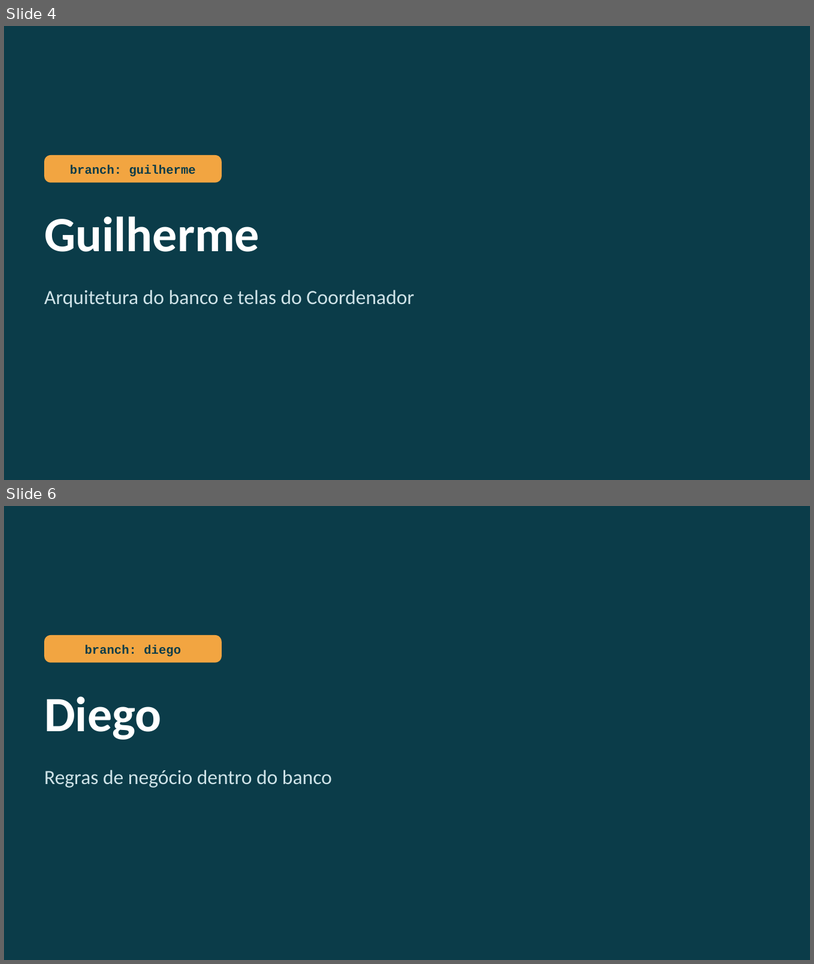
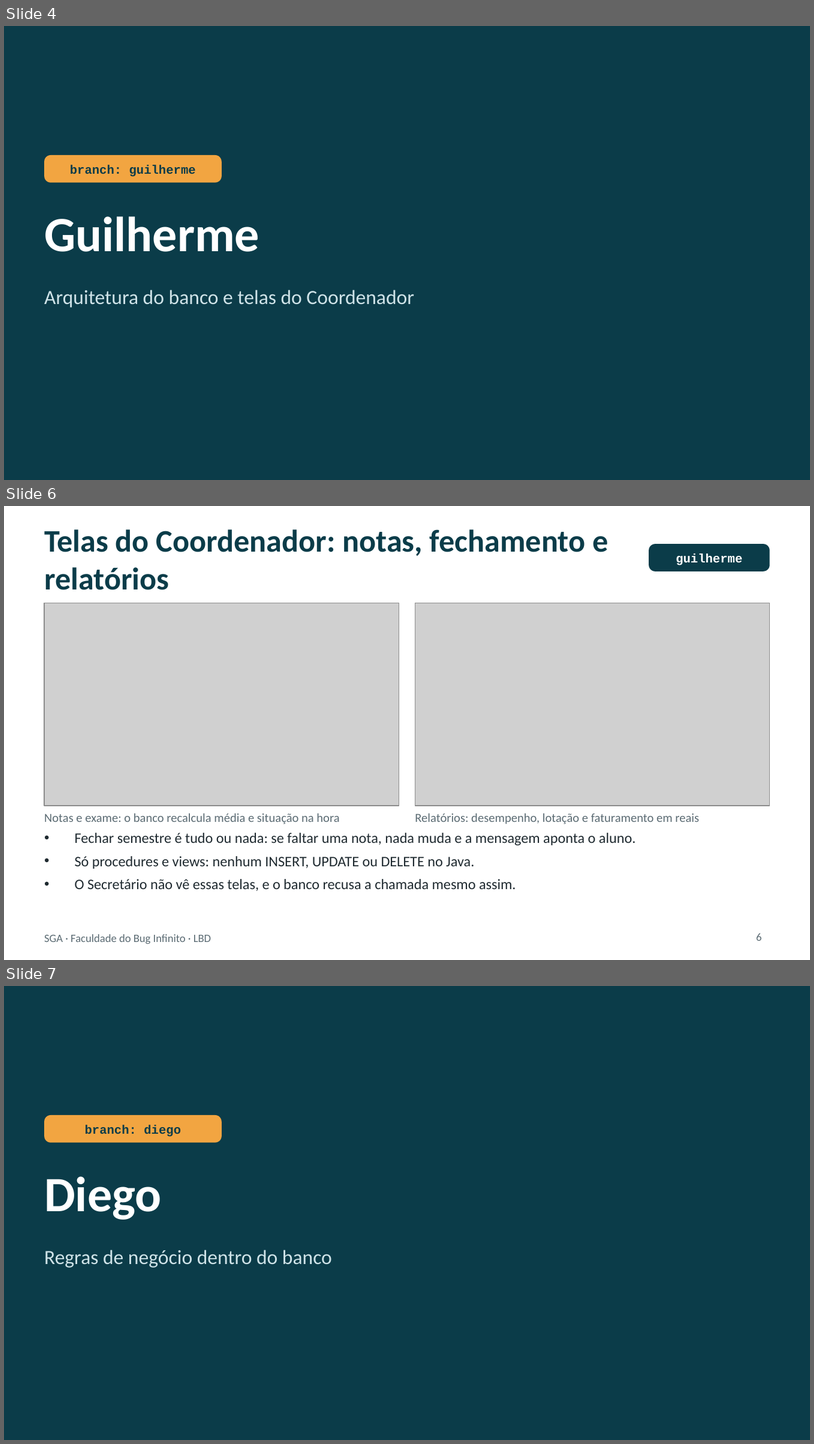
Before and after one commit to Diego-sfrr/AtividadeAvaliativaPOO, a slide deck: apresentacao/SGA_apresentacao.pptx. Shown one above the other, each under a label of ours: slides 4 and 6 before the commit, slides 4, 6 and 7 after it; the slides between them are not shown. The pictures are 814x964 and 814x1444 pixels, drawn with LibreOffice and Linux fonts; fonts in the diff are those of the drawing; grey boxes stand for pictures. Boxes give left, top, right and bottom in pixels: in the first picture for what was removed or moved away, otherwise in the second. Text is boxed around its words. In the diff, an @@ line names an element or a change of style, - is before the commit and + after.

```diff
--- a/apresentacao/SGA_apresentacao.pptx
+++ b/apresentacao/SGA_apresentacao.pptx
@@ slide 6 added at [4, 506, 810, 960], background #FFFFFF @@
@@ text added at [44, 529, 608, 590], 28 pt, text #0B3C49, bold @@
+Telas do Coordenador: notas, fechamento e relatórios
@@ rounded rectangle added at [649, 544, 770, 571], fill #0B3C49, 11 pt, text #FFFFFF, bold @@
+guilherme
@@ picture added at [44, 603, 399, 805] @@
@@ picture added at [415, 603, 770, 805] @@
@@ text added at [44, 813, 339, 824], 11 pt, text #5B6B73 @@
+Notas e exame: o banco recalcula média e situação na hora
@@ text added at [415, 813, 699, 824], 11 pt, text #5B6B73 @@
+Relatórios: desempenho, lotação e faturamento em reais
@@ text added at [75, 832, 636, 891], 13 pt, text #1F2A30 @@
+• Fechar semestre é tudo ou nada: se faltar uma nota, nada muda e a mensagem aponta o aluno.
+• Só procedures e views: nenhum INSERT, UPDATE ou DELETE no Java.
+• O Secretário não vê essas telas, e o banco recusa a chamada mesmo assim.
@@ text added at [44, 934, 211, 943], 10 pt, text #5B6B73 @@
+SGA · Faculdade do Bug Infinito · LBD
@@ page number added at [756, 933, 762, 940], 10 pt, text #5B6B73 @@
+6
@@ what was slide 6 is now slide 7 @@
```
Also in this commit, not shown: 1 other slide added, 1 slide removed, 54 other files.
